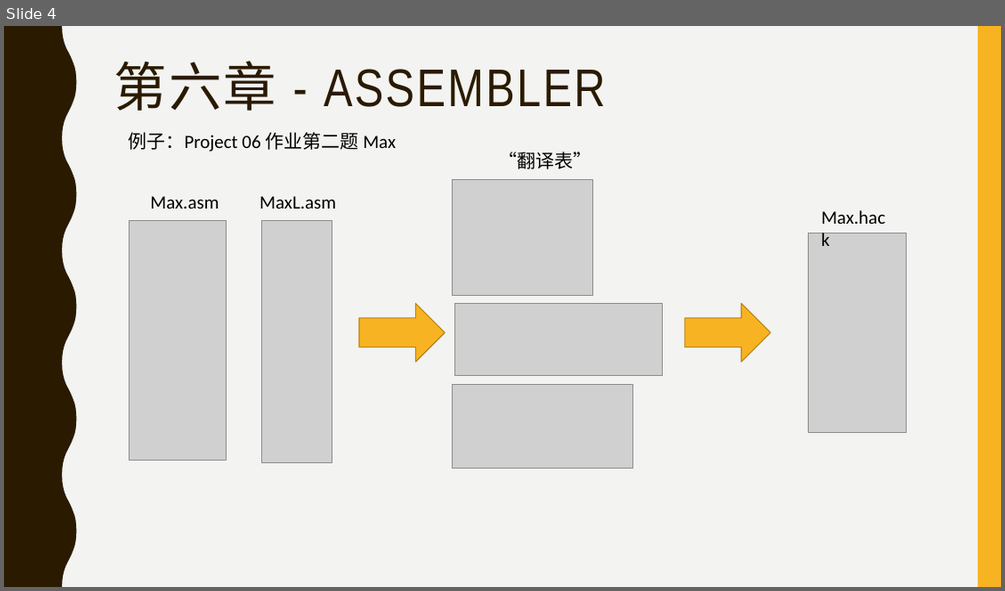
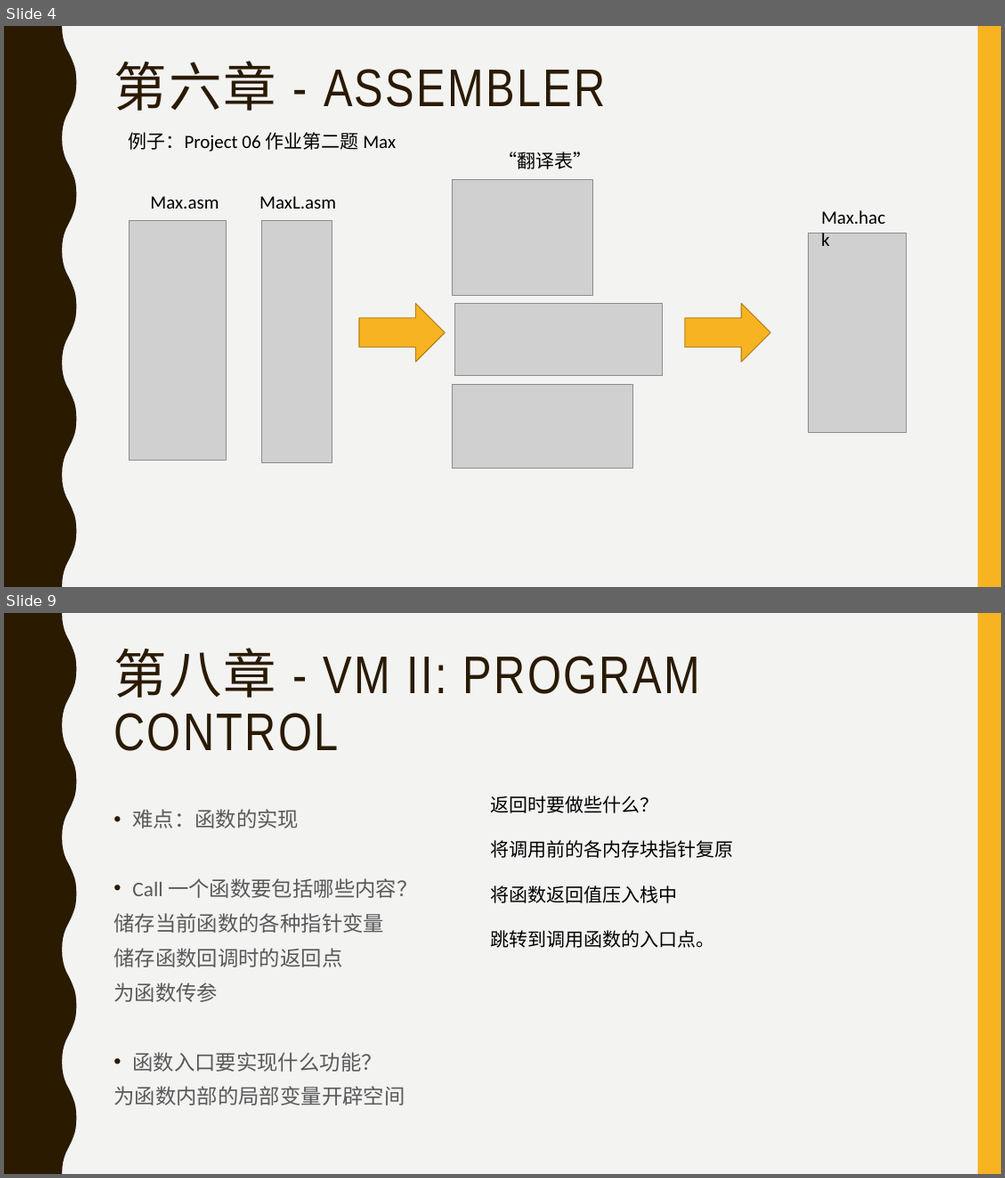
Before and after one commit to jisuansiwei2017/SDCT-2017-Fall, a slide deck: weekly_report/group5/第五组_小组报告_第三周_20171018.pptx. Shown one above the other, each under a label of ours: slide 4 before the commit, slides 4 and 9 after it; the slides between them are not shown. The pictures are 1005x591 and 1005x1178 pixels, drawn with LibreOffice and Linux fonts; fonts in the diff are those of the drawing; grey boxes stand for pictures. Boxes give left, top, right and bottom in pixels: in the first picture for what was removed or moved away, otherwise in the second. Text is boxed around its words. In the diff, an @@ line names an element or a change of style, - is before the commit and + after.

```diff
--- a/weekly_report/group5/第五组_小组报告_第三周_20171018.pptx
+++ b/weekly_report/group5/第五组_小组报告_第三周_20171018.pptx
@@ slide 9 added at [4, 613, 1001, 1174], background #F3F3F2; not listed: 2 template elements that a slide beside it also shows @@
@@ title added at [113, 648, 700, 751], 51 pt, text #2A1A00 @@
+第八章 - VM II: PROGRAM CONTROL
@@ text added at [491, 795, 734, 948], 18 pt, text #000000 @@
+返回时要做些什么？
+将调用前的各内存块指针复原
+将函数返回值压入栈中
+跳转到调用函数的入口点。
@@ text added at [113, 809, 417, 1105], 20 pt, text #595959 @@
+• 难点：函数的实现
+• Call 一个函数要包括哪些内容？
+储存当前函数的各种指针变量
+储存函数回调时的返回点
+为函数传参
+• 函数入口要实现什么功能？
+为函数内部的局部变量开辟空间
```
Also in this commit, not shown: 1 slide changed, 4 other slides added, 3 slides removed.
